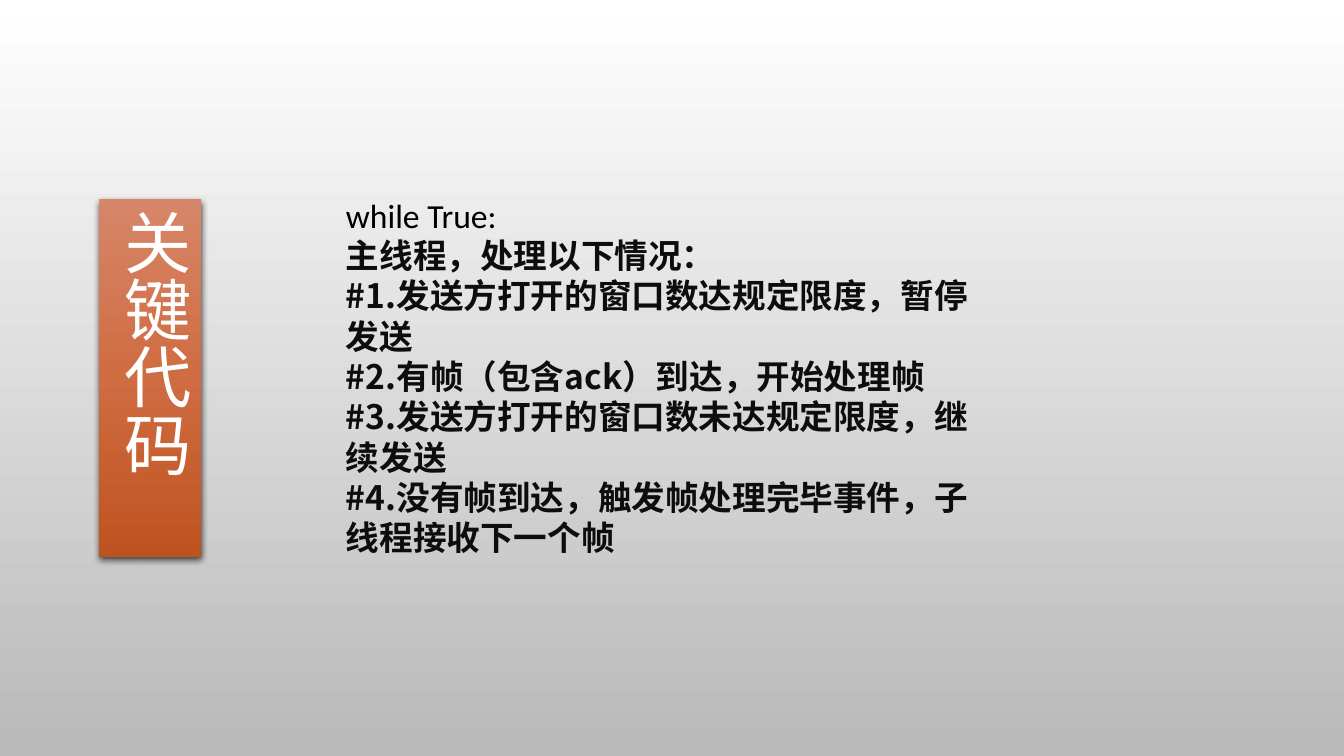
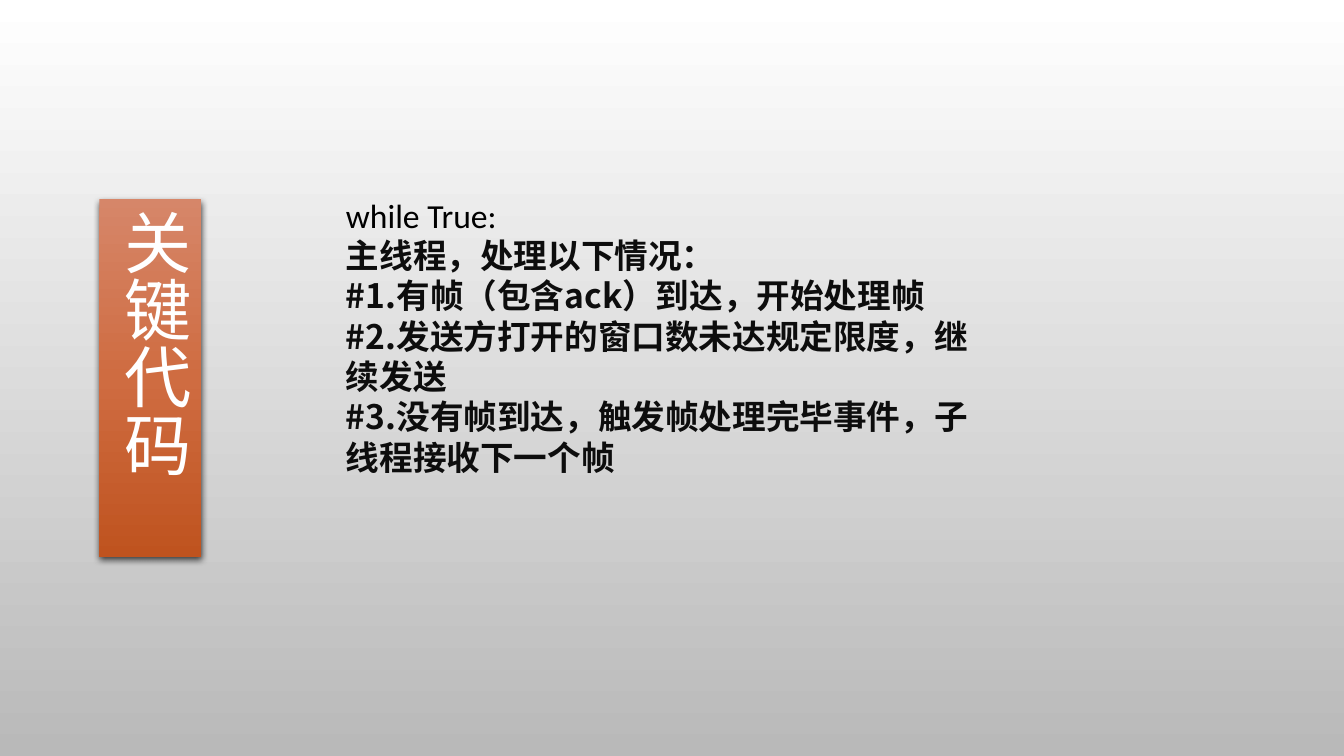
Before and after one commit to Tim-xiaofan/computer_network, a slide deck: slide 23 of python/ppt/ppt-chapter3.pptx. Drawn at 1344x756 pixels with LibreOffice and Linux fonts; fonts in the diff are those of the drawing; background and template pictures are left out. Boxes give left, top, right and bottom in pixels: in the first picture for what was removed or moved away, otherwise in the second. Text is boxed around its words. In the diff, an @@ line names an element or a change of style, - is before the commit and + after.

```diff
--- a/python/ppt/ppt-chapter3.pptx
+++ b/python/ppt/ppt-chapter3.pptx
@@ text at bbox=[346, 279, 968, 473]: text changed @@
-#1.发送方打开的窗口数达规定限度，暂停发送
-#2.有帧（包含ack）到达，开始处理帧
-#3.发送方打开的窗口数未达规定限度，继续发送
-#4.没有帧到达，触发帧处理完毕事件，子线程接收下一个帧
+#1.有帧（包含ack）到达，开始处理帧
+#2.发送方打开的窗口数未达规定限度，继续发送
+#3.没有帧到达，触发帧处理完毕事件，子线程接收下一个帧
```
Also in this commit, not shown: 9 other slides changed, 6 slides added, 5 slides removed.
